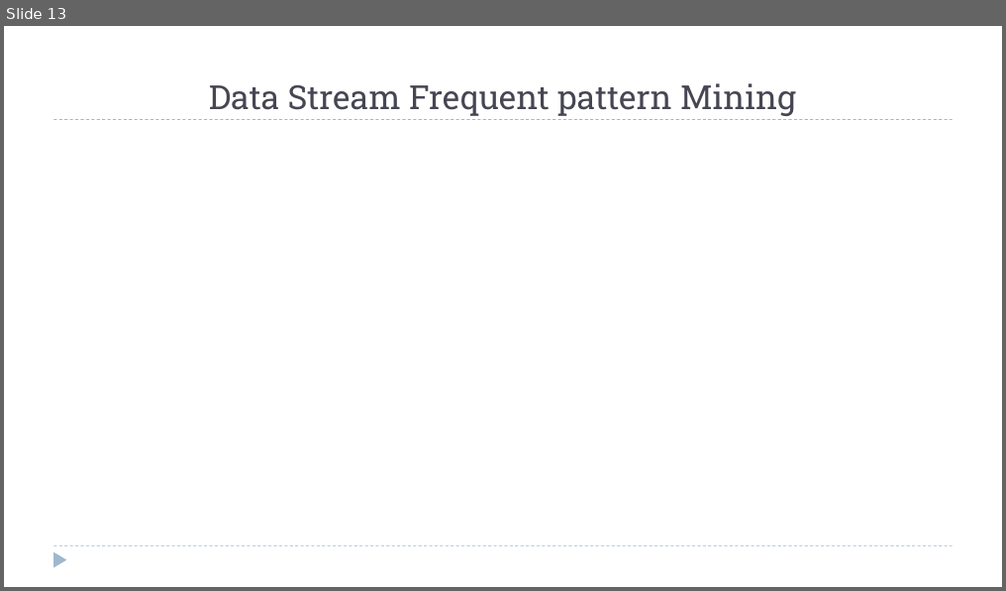
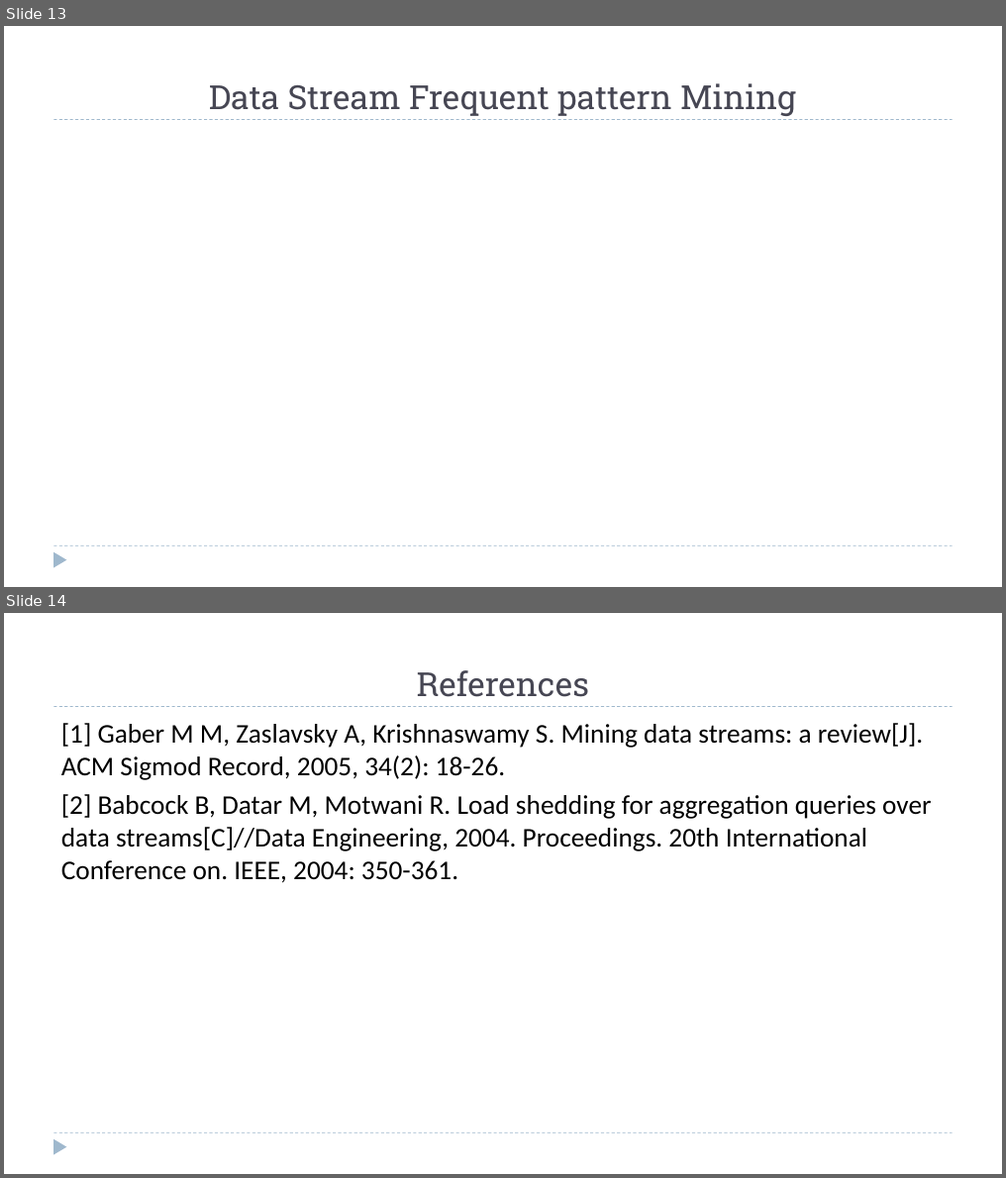
Before and after one commit to zixiaojindao/time-series-survey, a slide deck: slide/data stream mining.pptx. Shown one above the other, each under a label of ours: slide 13 before the commit, slides 13 and 14 after it. The pictures are 1006x591 and 1006x1178 pixels, drawn with LibreOffice and Linux fonts; fonts in the diff are those of the drawing; grey boxes stand for pictures. Boxes give left, top, right and bottom in pixels: in the first picture for what was removed or moved away, otherwise in the second. Text is boxed around its words. In the diff, an @@ line names an element or a change of style, - is before the commit and + after.

```diff
--- a/slide/data stream mining.pptx
+++ b/slide/data stream mining.pptx
@@ slide 14 added at (4,613,1002,1174), background #FFFFFF; not listed: 3 template elements that a slide beside it also shows @@
@@ title added at (417,670,590,697), 32 pt, text #464653 @@
+References
@@ text added at (61,723,931,883), 26 pt, text #000000 @@
+[1] Gaber M M, Zaslavsky A, Krishnaswamy S. Mining data streams: a review[J]. ACM Sigmod Record, 2005, 34(2): 18-26.
+[2] Babcock B, Datar M, Motwani R. Load shedding for aggregation queries over data streams[C]//Data Engineering, 2004. Proceedings. 20th International Conference on. IEEE, 2004: 350-361.
```
Also in this commit, not shown: 2 slides changed, 1 other file.
